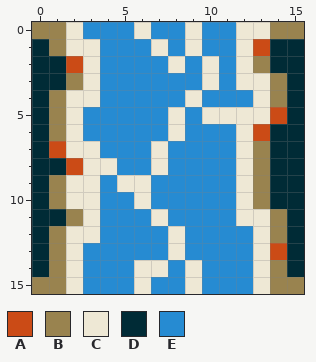
A pixel-art file gets an edit: ProjectMicro/Assets/Art/Tiles/Water_NS.aseprite. The first picture shows the starting point.
16x16 pixels, 1 frame.
Palette (. is transparent): A #cb4b16  B #99834f  C #eee8d5  D #002b36  E #268bd2
The result:
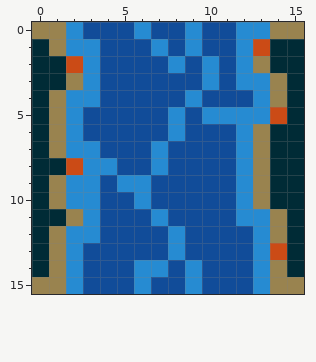
Changes in this commit:
colour C: #eee8d5 -> #268bd2
colour E: #268bd2 -> #114c99
Changed rows in their new state; - is a pixel that keeps its letter.
first column x 1:
 6 ------------B
 7 B------------
